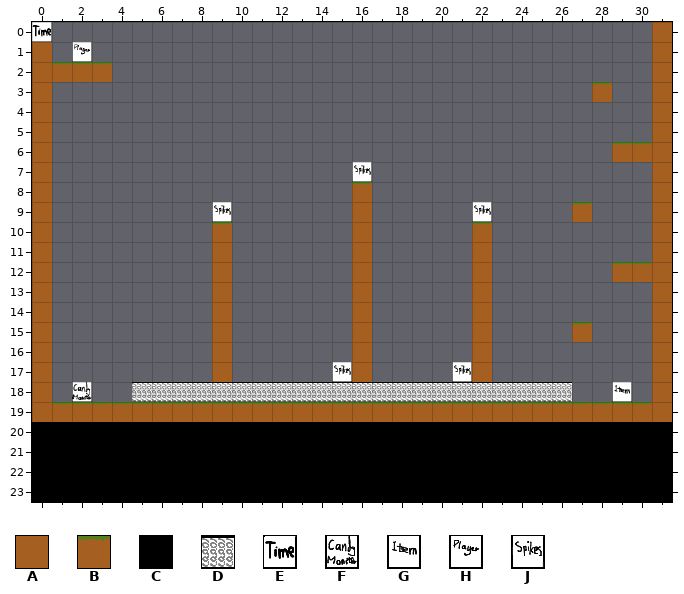
One commit to this Tiled map: level1.1.tmx. Above is the file before it was changed.
Cells are 32x32 px. Shown: x 0..31, y 0..23.
Key: from "rutor32x32": A 0, B 1, C 2, D 4, E 27, F 28, G 29, H 30, J 31.
_ is an empty cell, # one hidden under a higher layer.
Layer "solids" before, first column x 0:
 0 #______________________________A
 1 A______________________________A
 2 ABBB___________________________A
 3 A___________________________B__A
 4 A______________________________A
 5 A______________________________A
 6 A____________________________BBA
 7 A______________________________A
 8 A_______________B______________A
 9 A_______________A__________B___A
10 A________B______A_____B________A
11 A________A______A_____A________A
12 A________A______A_____A______BBA
13 A________A______A_____A________A
14 A________A______A_____A________A
15 A________A______A_____A____B___A
16 A________A______A_____A________A
17 A________A______A_____A________A
18 A____DDDDDDDDDDDDDDDDDDDDDD____A
19 ABBBBBBBBBBBBBBBBBBBBBBBBBBBBBBA
20 CCCCCCCCCCCCCCCCCCCCCCCCCCCCCCCC
21 CCCCCCCCCCCCCCCCCCCCCCCCCCCCCCCC
22 CCCCCCCCCCCCCCCCCCCCCCCCCCCCCCCC
23 CCCCCCCCCCCCCCCCCCCCCCCCCCCCCCCC
Layer "position" before, first column x 0:
 0 ________________________________
 1 __H_____________________________
 2 ________________________________
 3 ________________________________
 4 ________________________________
 5 ________________________________
 6 ________________________________
 7 ________________J_______________
 8 ________________________________
 9 _________J____________J_________
10 ________________________________
11 ________________________________
12 ________________________________
13 ________________________________
14 ________________________________
15 ________________________________
16 ________________________________
17 _______________J_____J__________
18 __F__________________________G__
19 ________________________________
20 ________________________________
21 ________________________________
22 ________________________________
23 ________________________________
After:
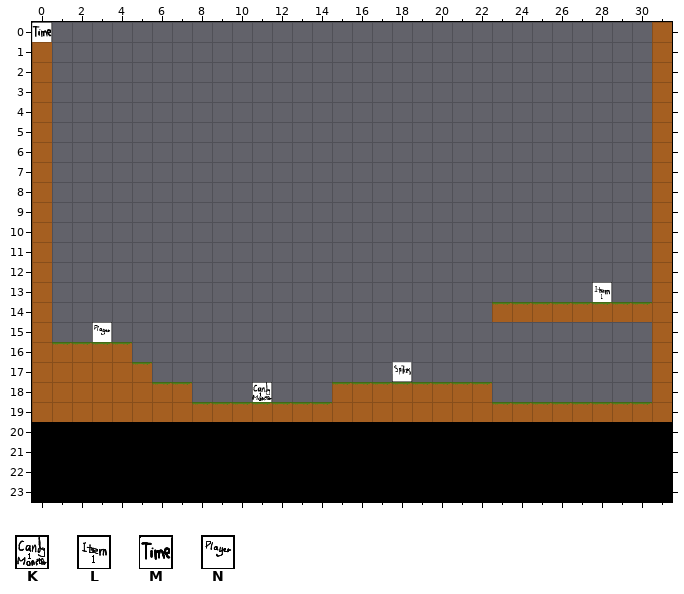
Further tiles: from "position32x32": K 0, L 1, M 7, N 10.
Changes in this commit:
Changed rows in their new state; . is an unchanged cell.
Layer "solids":
first column x 1:
 2 ___...........................
 3 ..........................._..
 6 ............................__
 8 ..............._..............
 9 ..............._.........._...
10 ........_......_....._........
11 ........_......_....._........
12 ........_......_....._......__
13 ........_......_....._........
14 ........_......_....._BBBBBBBB
15 ........_......_....._...._...
16 BBBB...._......_....._........
17 AAAAB..._......_....._........
18 AAAAABB_______BBBBBBBB____....
19 AAAAAAA.......AAAAAAAA........
Layer "data":
first column x 0:
 0 M
Layer "position":
first column x 2:
 1 _
first column x 9:
 7 ......._......
 9 _............_
first column x 2:
13 ..........................L.
15 .N..........................
17 ............._..J.._........
18 _........K................._
Pixel boxes of the changes (left, top, right, bottom) in both pictures:
changed: (32, 22, 52, 42)
removed: (52, 42, 112, 82)
removed: (592, 82, 612, 102)
removed: (612, 142, 652, 162)
changed: (52, 162, 652, 405)
